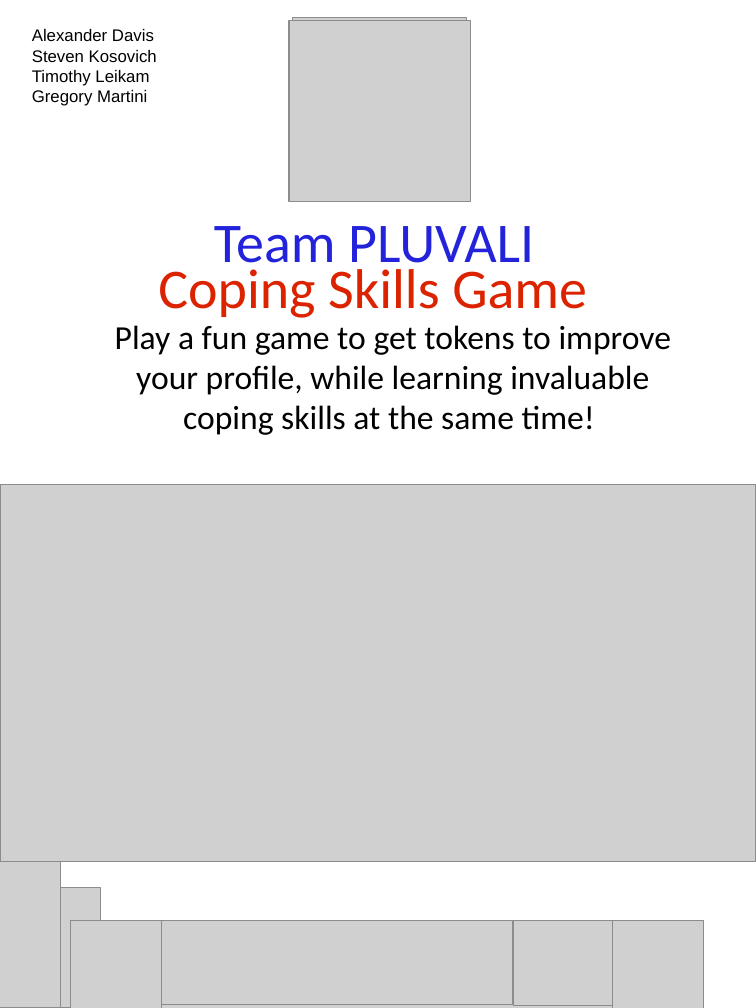
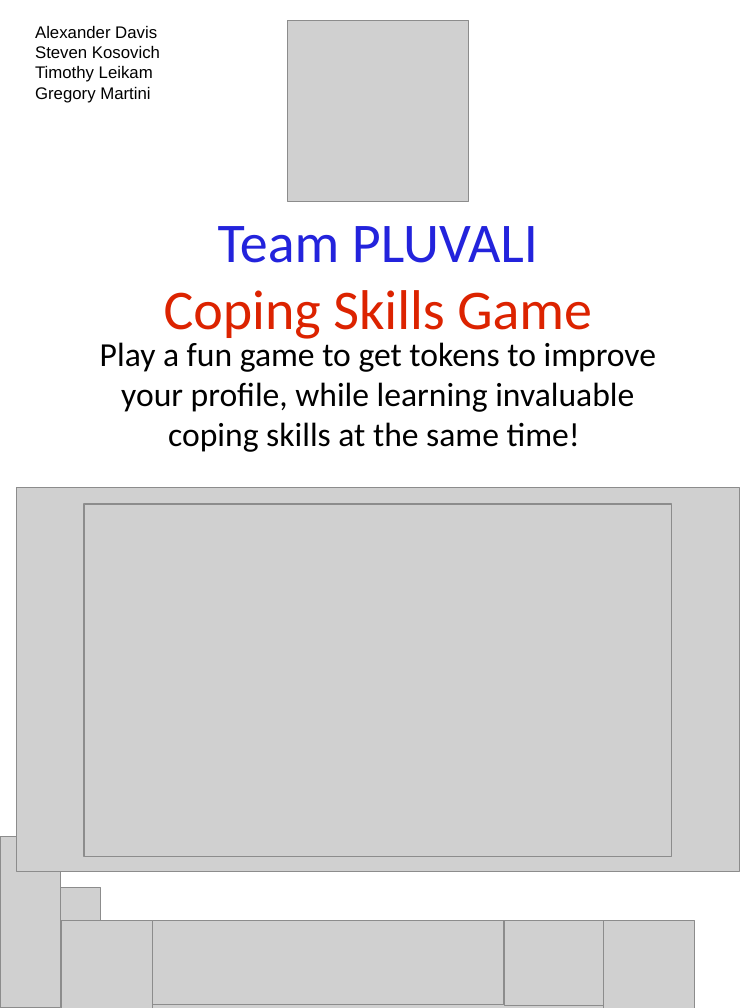
Before and after one commit to GregMartini/pluvali, a slide deck: slide 1 of Documentation/Poster Design Spring.pptx. Drawn at 756x1008 pixels with LibreOffice and Linux fonts; fonts in the diff are those of the drawing; grey boxes stand for pictures; background and template pictures are left out. Boxes give left, top, right and bottom in pixels: in the first picture for what was removed or moved away, otherwise in the second. Text is boxed around its words. In the diff, an @@ line names an element or a change of style, - is before the commit and + after.

Commit message:
Final Poster Design
This should be good to go and ready for printing for our big posters now

```diff
--- a/Documentation/Poster Design Spring.pptx
+++ b/Documentation/Poster Design Spring.pptx
@@ picture removed at bbox=[292, 18, 467, 202] @@
@@ text "Team PLUVALI" rewrapped from bbox=[214, 226, 534, 275] to bbox=[218, 226, 538, 263] @@
@@ text "Coping Skills Game" rewrapped from bbox=[158, 262, 587, 318] to bbox=[164, 290, 592, 339] @@
@@ text "Play a fun game to ..." rewrapped from bbox=[115, 325, 671, 430] to bbox=[100, 338, 656, 452] @@
@@ picture at bbox=[16, 488, 739, 872]: rotation 0 to 270 degrees @@
@@ picture added at bbox=[84, 504, 671, 857] @@
@@ 4 pictures: place and size @@
-4 pictures at bbox=[71, 920, 704, 1008]
+4 pictures at bbox=[61, 920, 695, 1008]
@@ picture: place and size @@
-picture at bbox=[71, 953, 704, 1008]
+picture at bbox=[61, 931, 695, 1008]
```
Also in this commit, not shown: 1 other slide changed.
